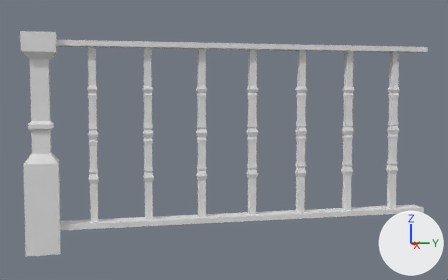
The Blender file 01-Models/tw-geländer.blend as it was, and as the next commit left it.
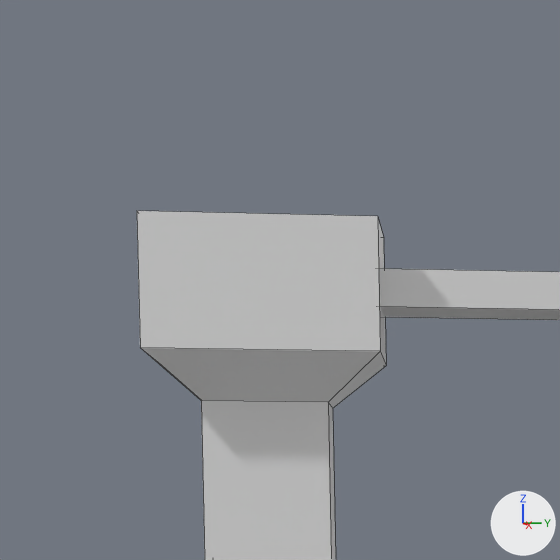
Each version appears first whole from a 50 mm lens placed at (2.95, 0.145, 0.727), pointed at (-0.014, 0.861, 0.501), and next in a close-up on the part from 0% to 18% of the width and 0% to 30% of the height. Arrows for +X, +Y and +Z are at lower right; the lights stay in place. The close-ups show mesh edges as thin lines. Materials are left out; every surface is plain grey.
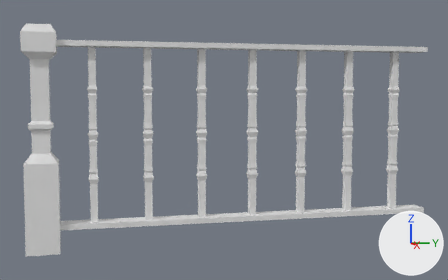
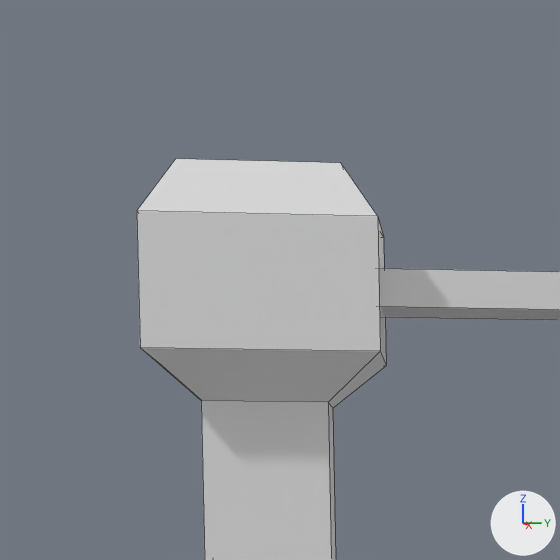
What differs and where, as boxes [x1, y1, x2, y2] in the close-ups (560 x 560 px):
'Cube', reshaped
    before: [137, 211, 560, 560]
    after: [137, 159, 560, 560]
part 1 of me_cube, built on
    after: [137, 159, 377, 216]

The change, as a list of edits to the scene's bpy script:
```text
Change me_cube:
    used by ob_cube; location = (0.0, 0.0, 0.5); scale = (0.075, 0.075, 0.5)
    verts and faces of me_cube; kept vertices keep their numbers, new ones are numbered from 588
    before: 4 (1.0, 1.0, 1.0) at pixel (377, 216), 5 (1.0, -1.0, 1.0) at pixel (136, 210), 6 (-1.0, -1.0, 1.0), 7 (-1.0, 1.0, 1.0) at pixel (383, 237)
    remove me_cube.from_pydata(...)  # 588 vertices, 568 faces; spans x -1.0..1.0, y -1.0..25.7, z -1.0..1.0
    add me_cube.from_pydata(...)  # 592 vertices, 572 faces; spans x -1.0..1.0, y -1.0..25.7, z -1.0..1.1
    me_cube part 1
    add delete_faces([(4, 7, 6, 5)])
    add verts[588] = (0.7, 0.7, 1.1)  # pixel (340, 162)
    add verts[589] = (0.7, -0.7, 1.1)  # pixel (175, 158)
    add verts[590] = (-0.7, 0.7, 1.1)
    add verts[591] = (-0.7, -0.7, 1.1)
    add faces += [(5, 589, 591, 6), (588, 590, 591, 589), (4, 588, 589, 5), (6, 591, 590, 7), (4, 7, 590, 588)]
```
